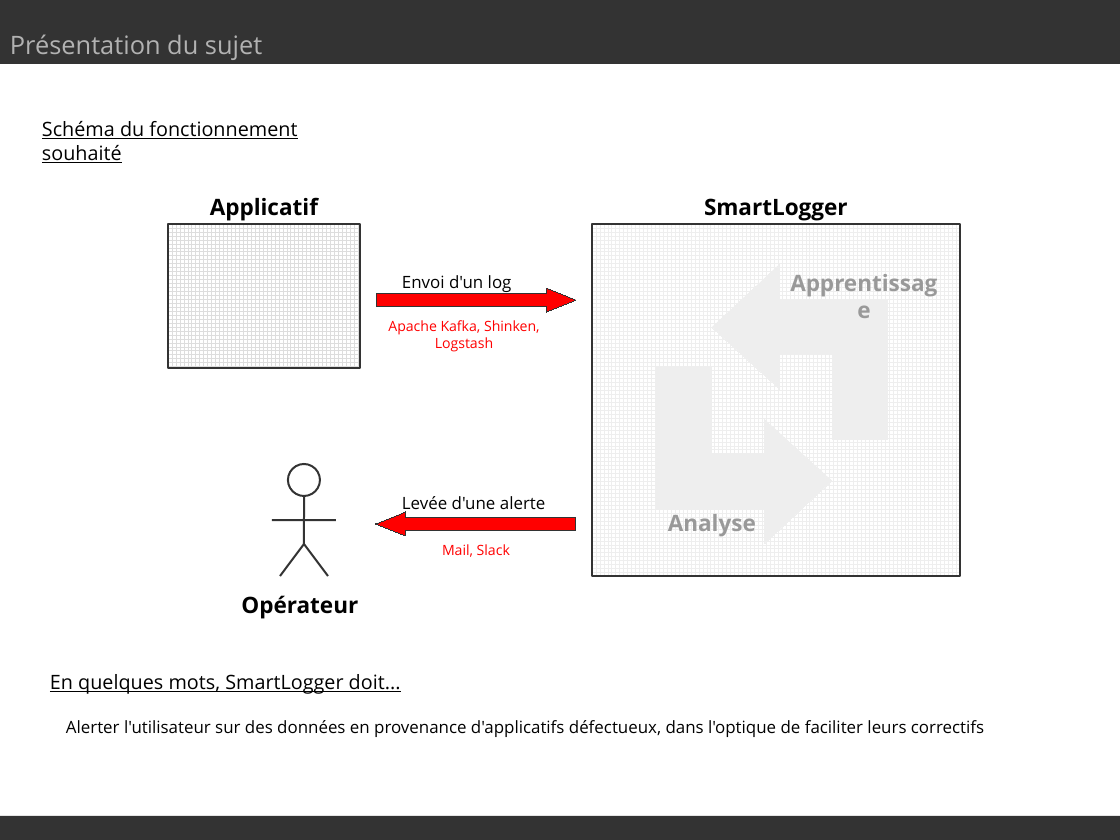
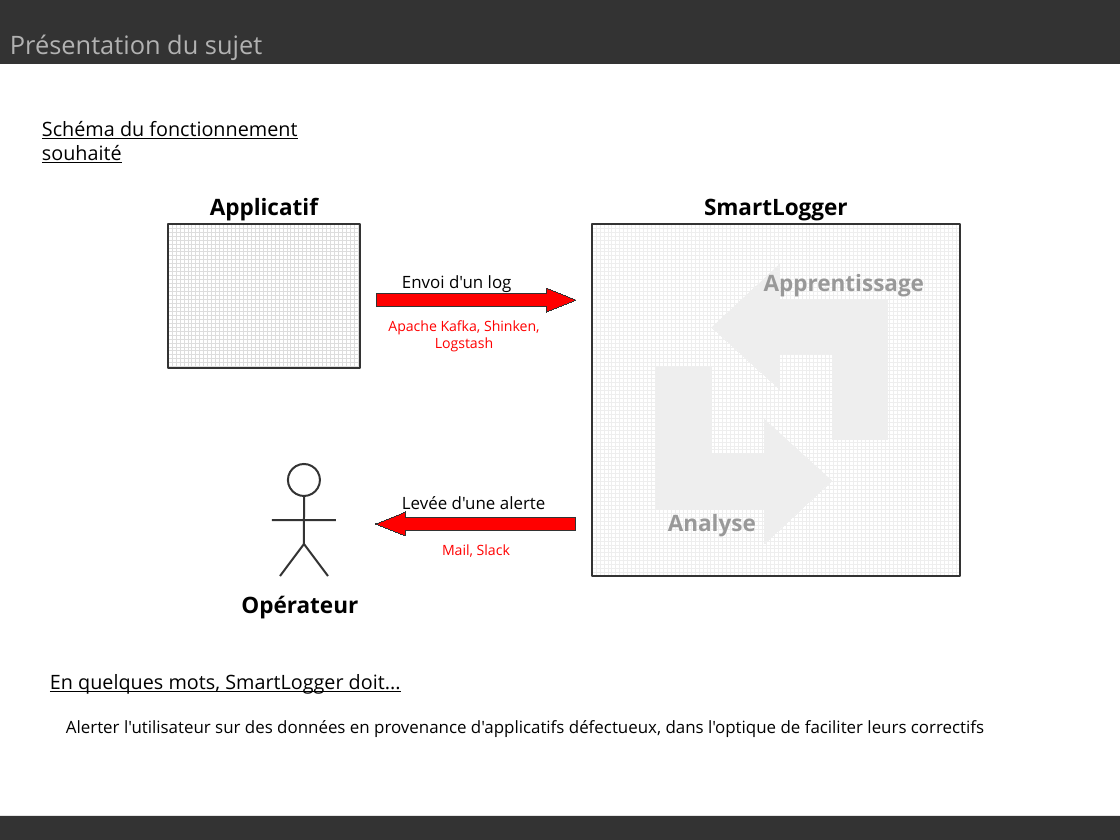
Before and after one commit to SmartLoggerManagement/SmartLogger, a slide deck: slide 3 of presentation.odp. Drawn at 1120x840 pixels with LibreOffice and Linux fonts; fonts in the diff are those of the drawing. Boxes give left, top, right and bottom in pixels: in the first picture for what was removed or moved away, otherwise in the second. Text is boxed around its words. In the diff, an @@ line names an element or a change of style, - is before the commit and + after.

```diff
--- a/presentation.odp
+++ b/presentation.odp
@@ text "Apprentissage" rewrapped from box(776, 264, 952, 335) to box(764, 274, 924, 296) @@
```
Also in this commit, not shown: 1 other slide changed, 1 slide added.
